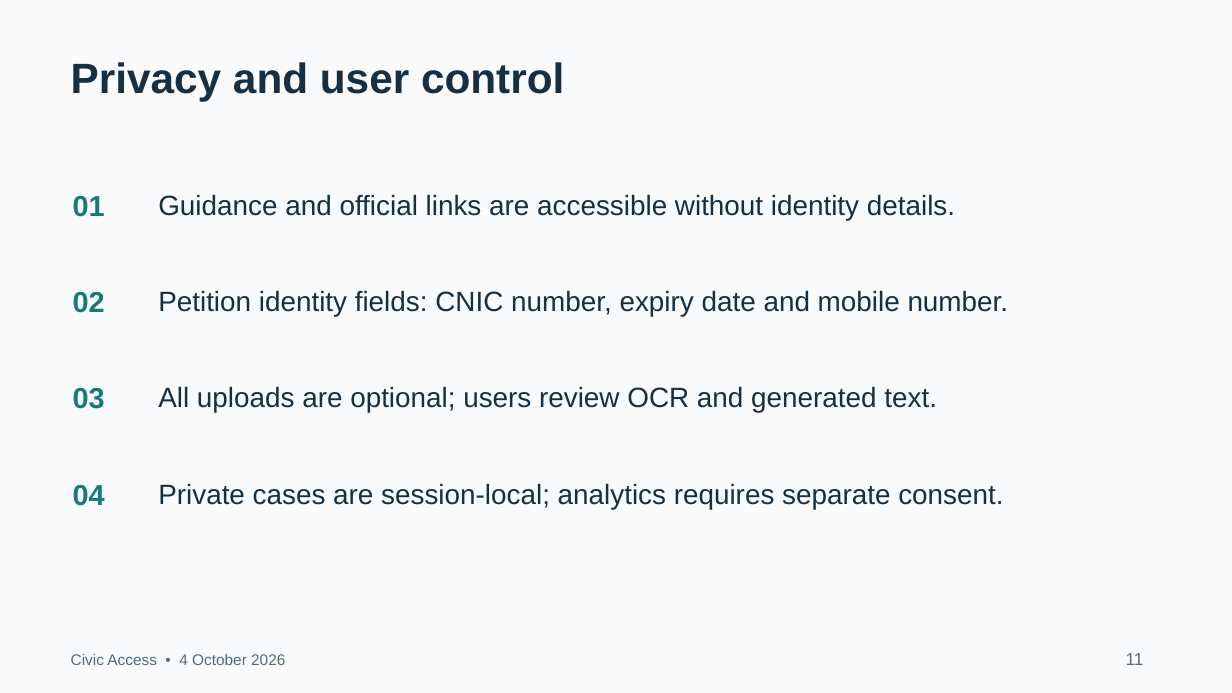
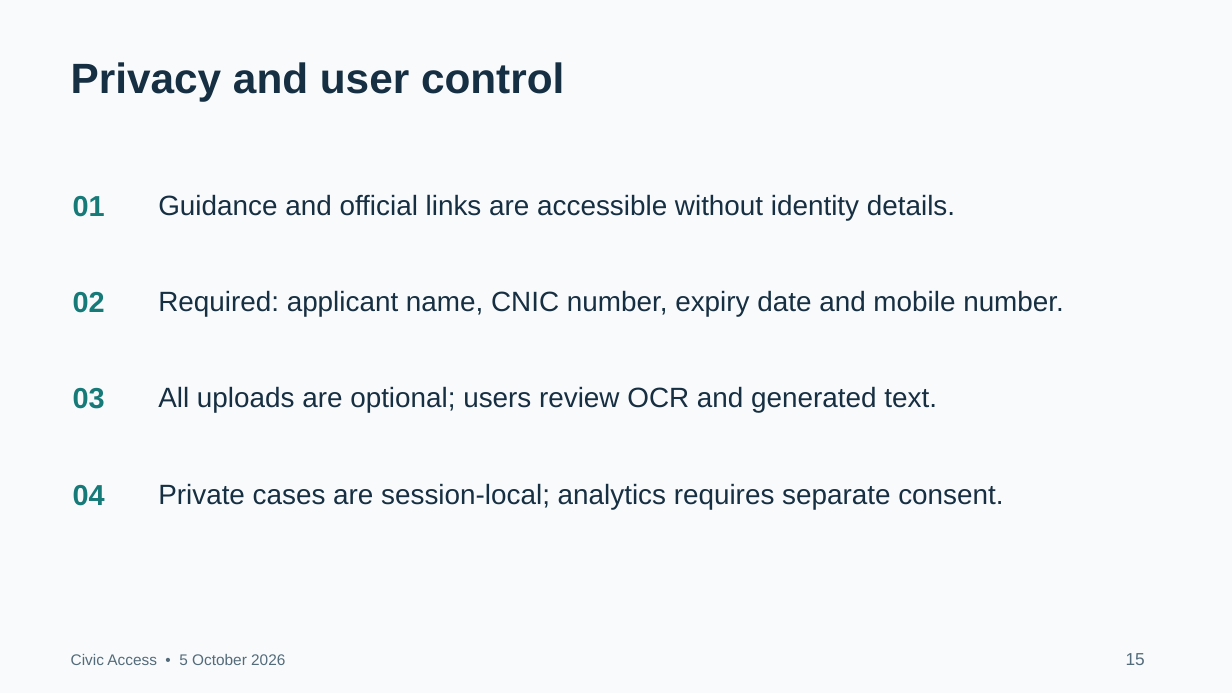
Before and after one commit to ahmadsajjad-logix/public-grievance-platform, a slide deck: slide 15 of docs/Civic Access Project Presentation.pptx (slide 11 before the commit). Drawn at 1232x693 pixels with LibreOffice and Linux fonts; fonts in the diff are those of the drawing. Boxes give left, top, right and bottom in pixels: in the first picture for what was removed or moved away, otherwise in the second. Text is boxed around its words. In the diff, an @@ line names an element or a change of style, - is before the commit and + after.

```diff
--- a/docs/Civic Access Project Presentation.pptx
+++ b/docs/Civic Access Project Presentation.pptx
@@ text at (158,290,1064,316): text changed @@
-Petition identity fields: CNIC number, expiry date and mobile number.
+Required: applicant name, CNIC number, expiry date and mobile number.
@@ text at (71,654,285,665): text changed @@
-Civic Access • 4 October 2026
+Civic Access • 5 October 2026
@@ text at (1126,653,1145,665): text changed @@
-11
+15
```
Also in this commit, not shown: 12 other slides changed, 3 slides added, 2 other files.
